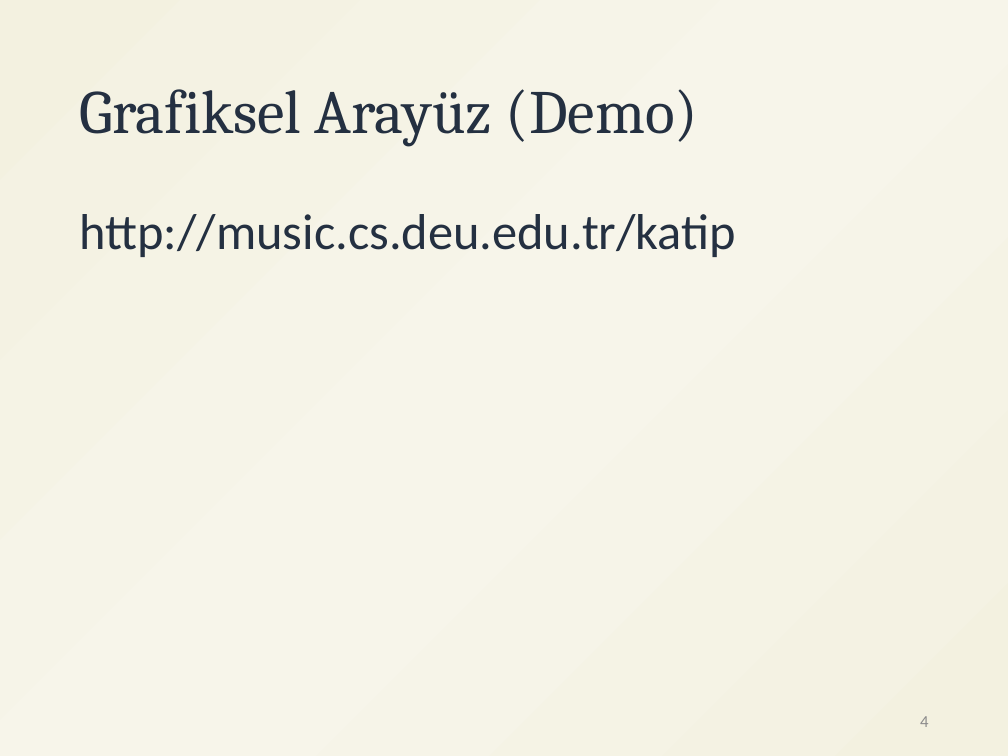
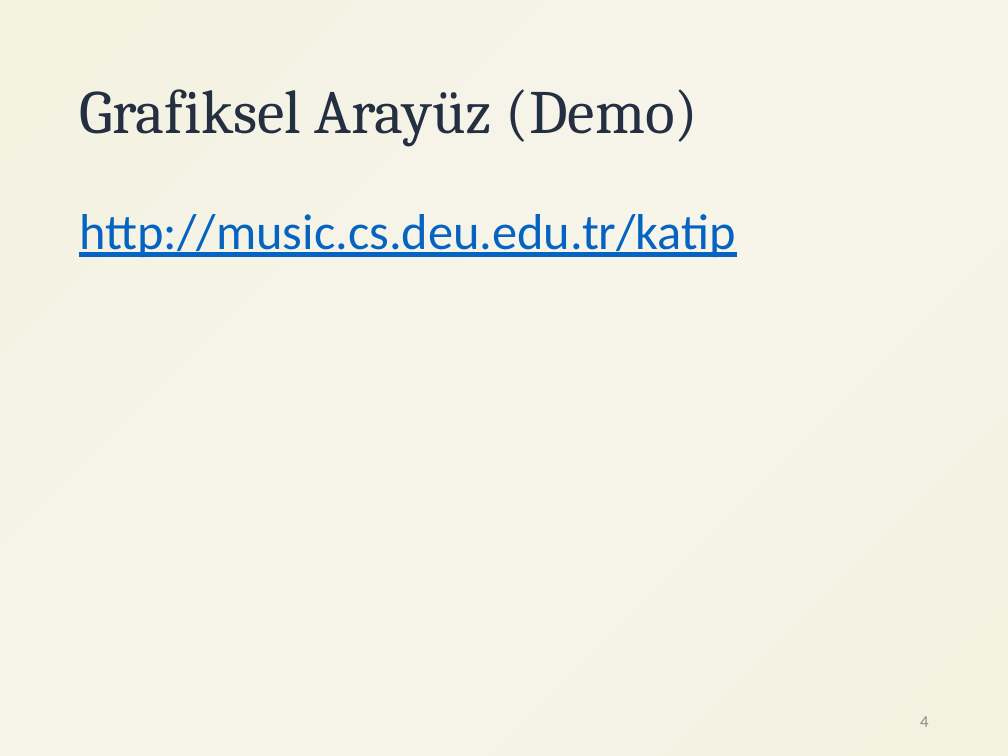
Before and after one commit to ihpar/katip, a slide deck: slide 4 of assets/Katip.pptx. Drawn at 1008x756 pixels with LibreOffice and Linux fonts; fonts in the diff are those of the drawing. Boxes give left, top, right and bottom in pixels: in the first picture for what was removed or moved away, otherwise in the second. Text is boxed around its words. In the diff, an @@ line names an element or a change of style, - is before the commit and + after.

Commit message:
katip pptx

```diff
--- a/assets/Katip.pptx
+++ b/assets/Katip.pptx
@@ text "http://music.cs.deu.edu.tr/katip" at (79, 214, 736, 257): text colour #243041 to #0563C1, underline on @@
```
Also in this commit, not shown: 1 other slide changed, 4 slides added, 1 slide removed, 1 other file.
